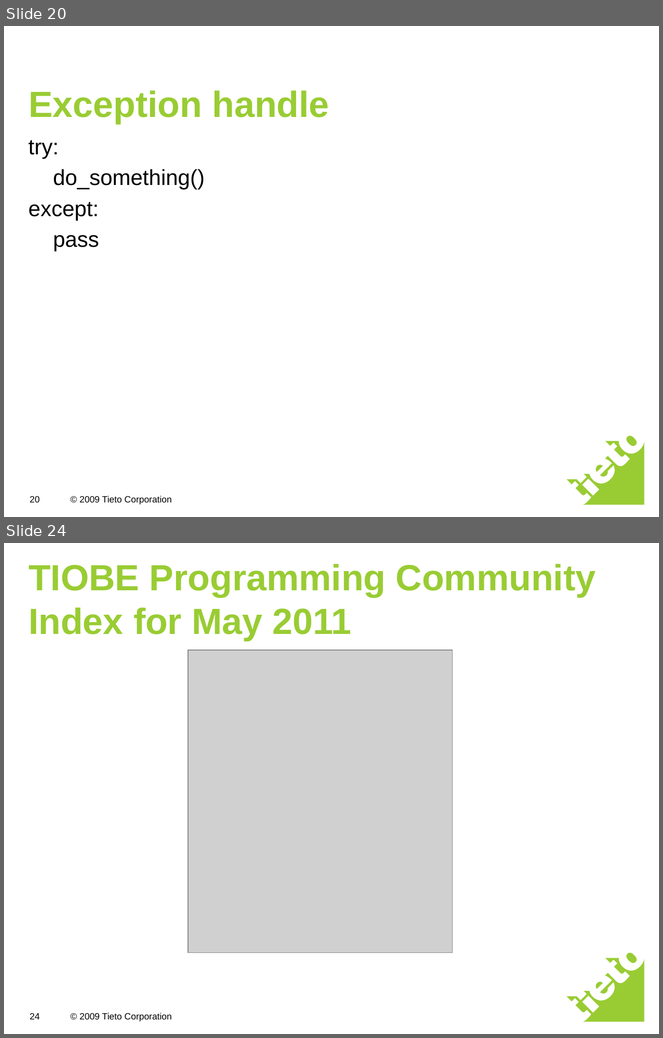
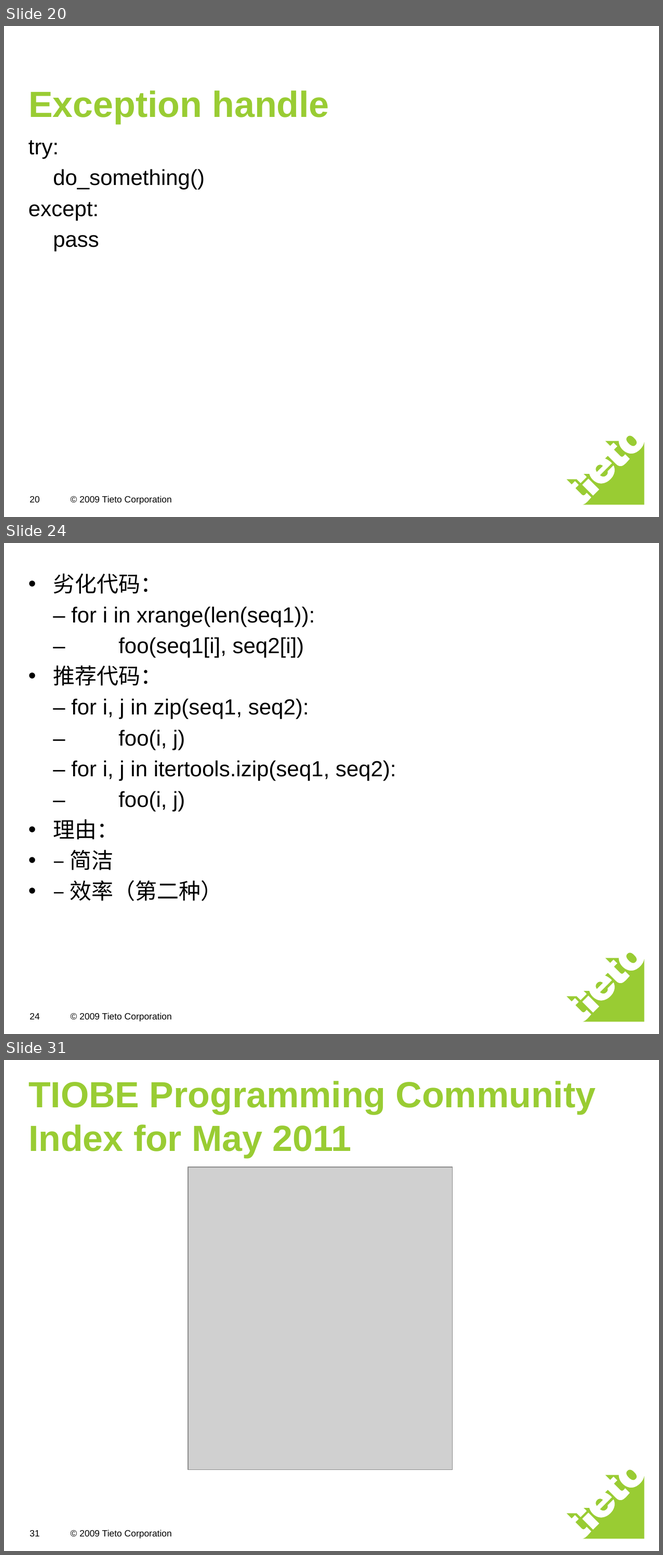
Before and after one commit to freebendy/python, a slide deck: python introduction.ppt. Shown one above the other, each under a label of ours: slides 20 and 24 before the commit, slides 20, 24 and 31 after it; the slides between them are not shown. The pictures are 663x1038 and 663x1555 pixels, drawn with LibreOffice and Linux fonts; fonts in the diff are those of the drawing; grey boxes stand for pictures. Boxes give left, top, right and bottom in pixels: in the first picture for what was removed or moved away, otherwise in the second. Text is boxed around its words. In the diff, an @@ line names an element or a change of style, - is before the commit and + after.

```diff
--- a/python introduction.ppt
+++ b/python introduction.ppt
@@ slide 24 added at <box>4,543,659,1034</box>, background #FFFFFF; not listed: 2 template elements that a slide beside it also shows @@
@@ text added at <box>53,573,397,901</box>, 24 pt, text #000000 @@
+• 劣化代码：
+– for i in xrange(len(seq1)):
+– foo(seq1[i], seq2[i])
+• 推荐代码：
+– for i, j in zip(seq1, seq2):
+– foo(i, j)
+– for i, j in itertools.izip(seq1, seq2):
+– foo(i, j)
+• 理由：
+• – 简洁
+• – 效率（第二种）
@@ page number added at <box>29,1013,39,1020</box>, 10 pt, text #000000 @@
+24
@@ what was slide 24 is now slide 31 @@
@@ page number at <box>29,1531,39,1537</box>: text changed @@
-24
+31
```
Also in this commit, not shown: 2 slides changed, 8 other slides added, 2 slides removed, 8 other files.
